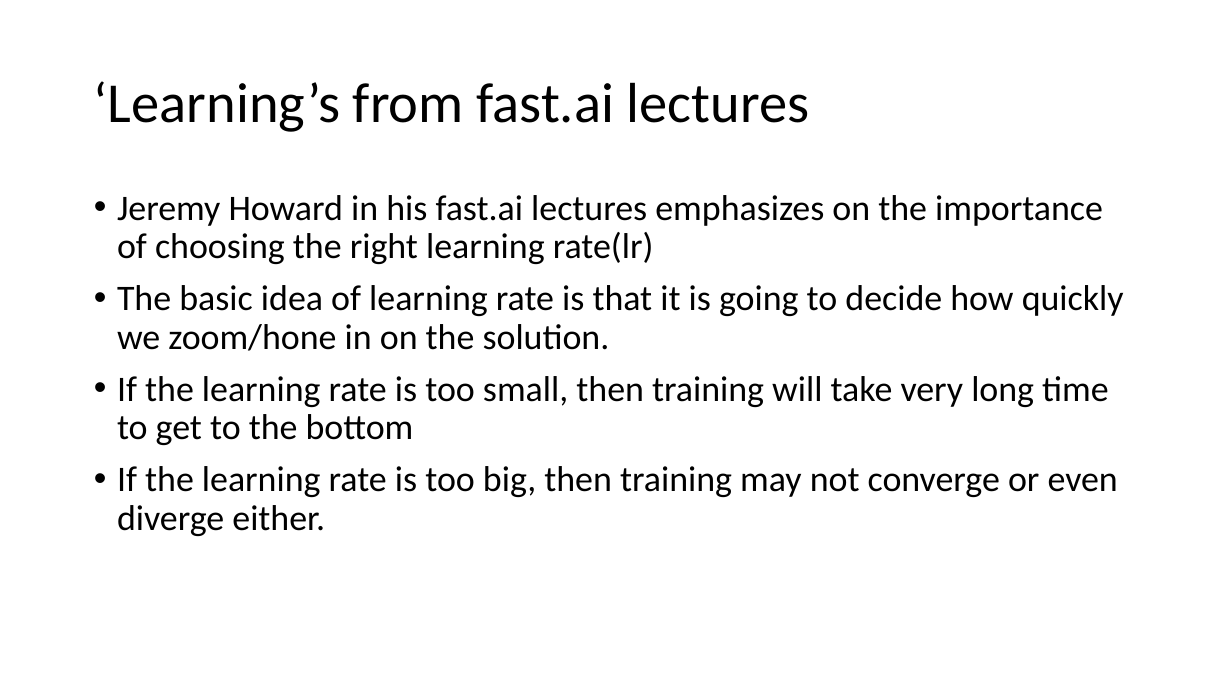
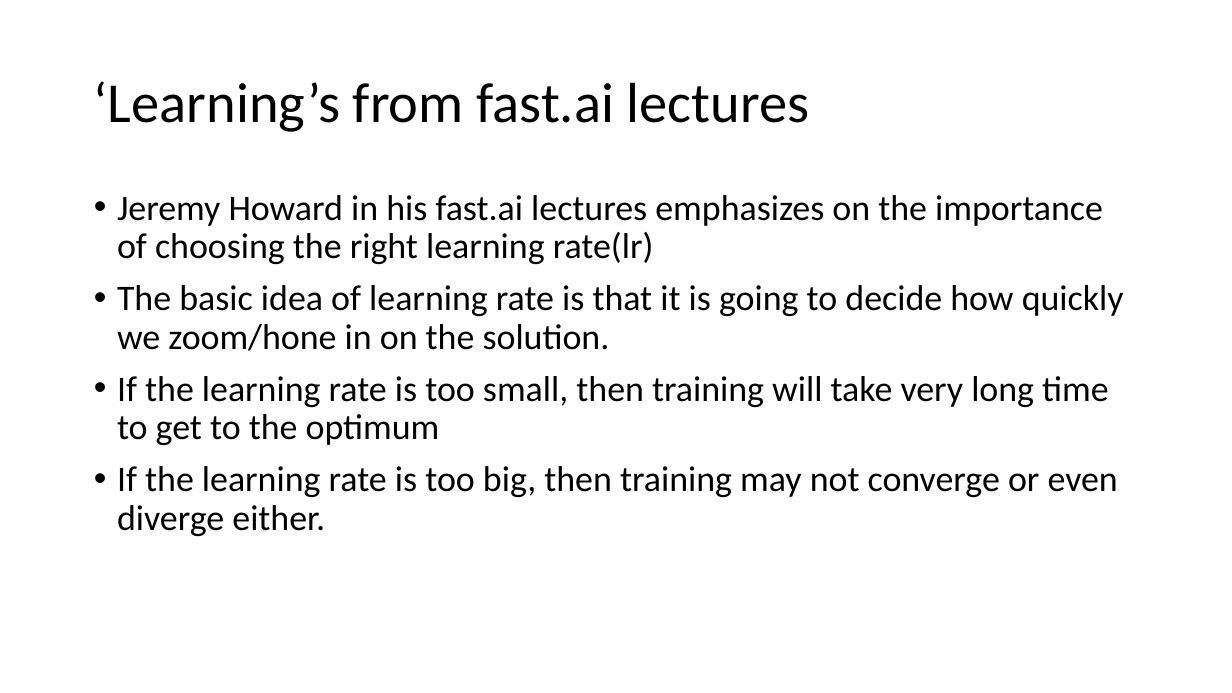
Before and after one commit to chaituValKanO/ImageClassificationUsingTransferLearning, a slide deck: slide 13 of presentation/ImageClassificationusingTransferLearning.pptx. Drawn at 1232x693 pixels with LibreOffice and Linux fonts; fonts in the diff are those of the drawing. Boxes give left, top, right and bottom in pixels: in the first picture for what was removed or moved away, otherwise in the second. Text is boxed around its words. In the diff, an @@ line names an element or a change of style, - is before the commit and + after.

```diff
--- a/presentation/ImageClassificationusingTransferLearning.pptx
+++ b/presentation/ImageClassificationusingTransferLearning.pptx
@@ text at (117,376,1109,445): text changed @@
-• If the learning rate is too small, then training will take very long time to get to the bottom
+• If the learning rate is too small, then training will take very long time to get to the optimum
```
Also in this commit, not shown: 9 other slides changed, 2 slides added, 1 other file.
